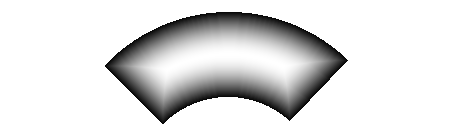
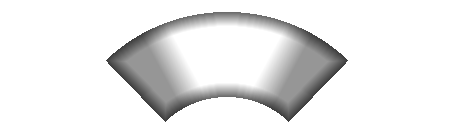
Revision of a layered (454, 130) image; what changed, layer by layer:
removed layer "Copie de Calque copié" over bbox(105, 12, 348, 124)
added layer "Transformation" above "Copie de Arrière-plan" over bbox(227, 12, 348, 122)
added layer "Arrière-plan" over bbox(106, 12, 227, 122)
